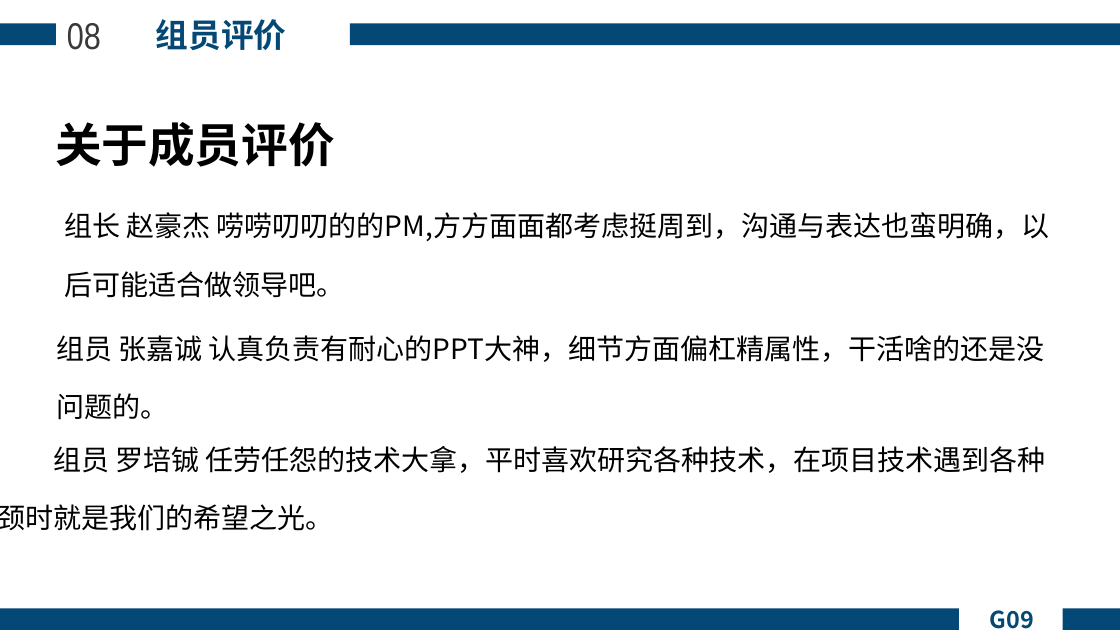
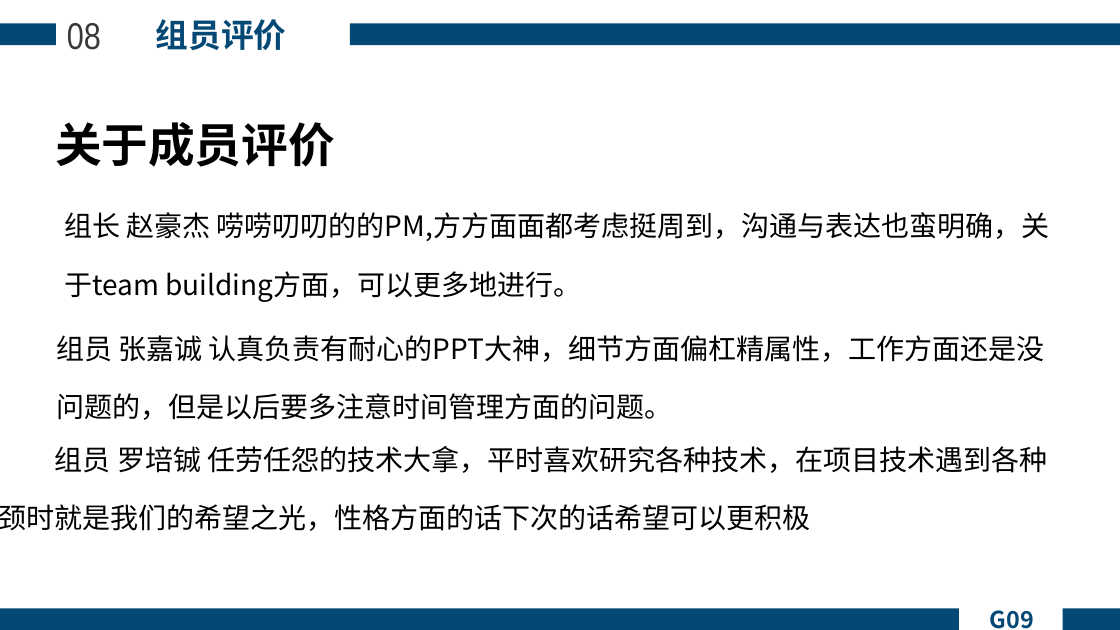
Before and after one commit to Lipingchang/SE2018-G09, a slide deck: slide 51 of 总评审/SE2018春-G09-软件工程基础总答辩PPT.pptx (slide 50 before the commit). Drawn at 1120x630 pixels with LibreOffice and Linux fonts; fonts in the diff are those of the drawing; background and template pictures are left out. Boxes give left, top, right and bottom in pixels: in the first picture for what was removed or moved away, otherwise in the second. Text is boxed around its words. In the diff, an @@ line names an element or a change of style, - is before the commit and + after.

```diff
--- a/总评审/SE2018春-G09-软件工程基础总答辩PPT.pptx
+++ b/总评审/SE2018春-G09-软件工程基础总答辩PPT.pptx
@@ text at box(64, 212, 1049, 302): text changed @@
-组长 赵豪杰 唠唠叨叨的的PM,方方面面都考虑挺周到，沟通与表达也蛮明确，以 后可能适合做领导吧。
+组长 赵豪杰 唠唠叨叨的的PM,方方面面都考虑挺周到，沟通与表达也蛮明确，关 于team building方面，可以更多地进行。
@@ text at box(56, 335, 1044, 420): text changed @@
-组员 张嘉诚 认真负责有耐心的PPT大神，细节方面偏杠精属性，干活啥的还是没 问题的。
+组员 张嘉诚 认真负责有耐心的PPT大神，细节方面偏杠精属性，工作方面还是没 问题的，但是以后要多注意时间管理方面的问题。
@@ text at box(0, 446, 1047, 531): text changed @@
-组员 罗培铖 任劳任怨的技术大拿，平时喜欢研究各种技术，在项目技术遇到各种 瓶颈时就是我们的希望之光。
+组员 罗培铖 任劳任怨的技术大拿，平时喜欢研究各种技术，在项目技术遇到各种 瓶颈时就是我们的希望之光，性格方面的话下次的话希望可以更积极 一点。
```
Also in this commit, not shown: 2 slides added, 5 other files.
